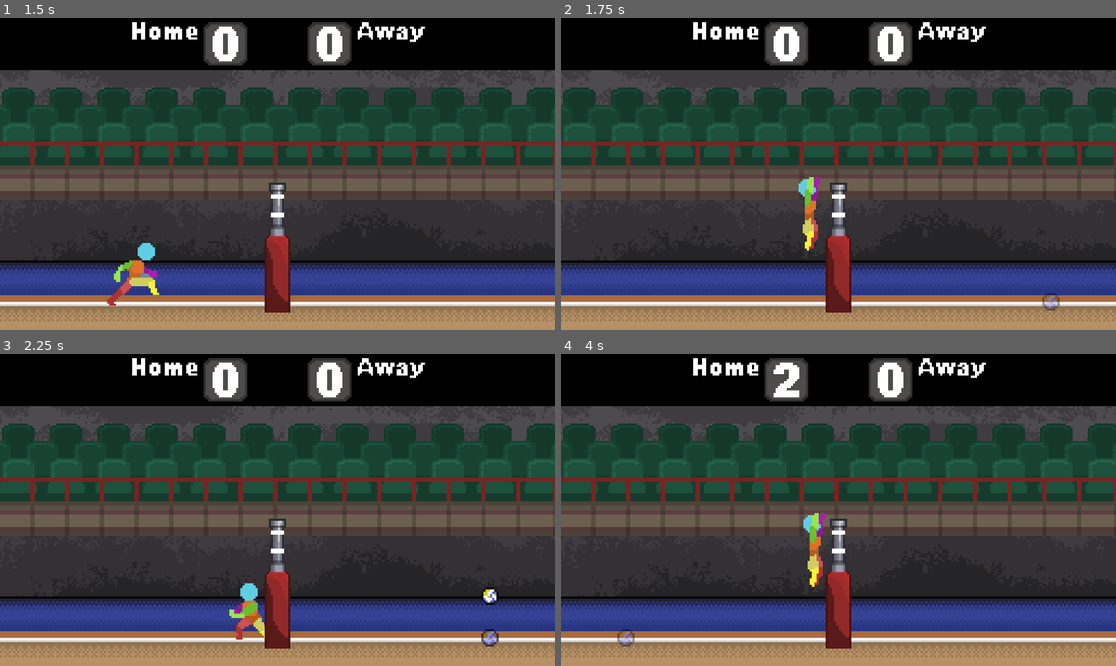
Above: before the commit, frames 1-4 (two rows, left to right).
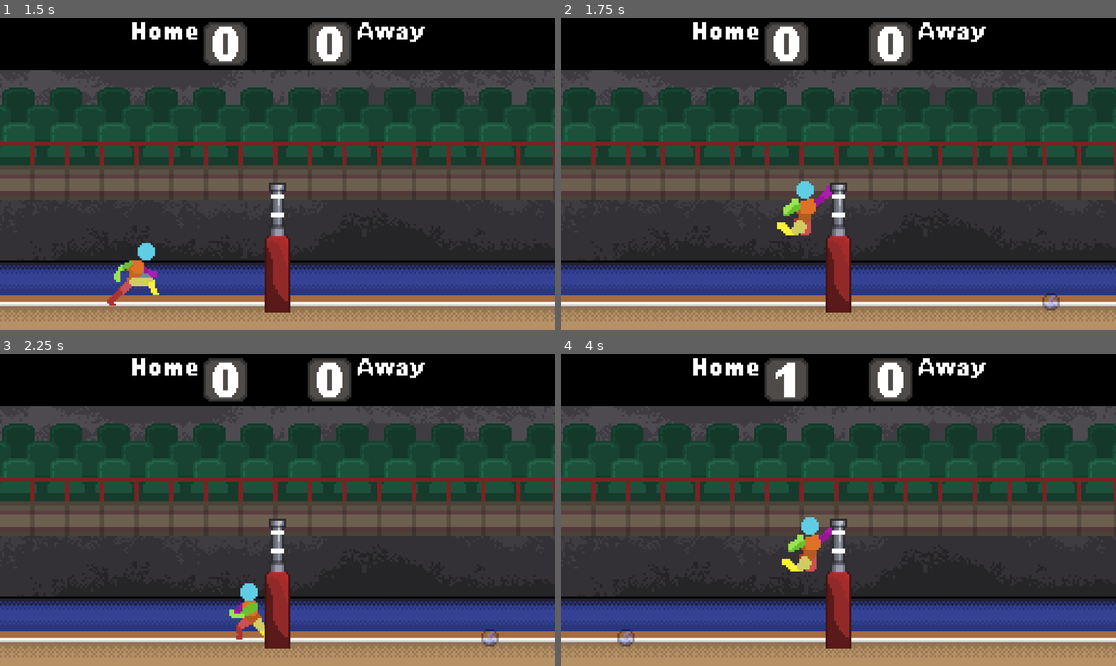
Above: after the commit, the same moments.

Repository: wonderdip/Arcade-Game
Game: Godot game, scene res://Scenes/world.tscn
Same seed, same stepped clock (60 frames per second), same inputs: the game is played once before the commit and once after it.
Inputs:
- Up to frame 1 (1.5 s): hold C (Bump) 0.53-1.28 s; hold Right (right) from 0.53 s (still down); tap W (jump) at 0.77 s; tap E (hit) at 0.8, 1.35 s
- Up to frame 2 (1.75 s): keep holding Right (right); tap W (jump) at 1.52 s; tap Q (spawnball) at 1.55 s
- Up to frame 3 (2.25 s): release Right (right) at 2.03 s; hold A (left) from 2.03 s (still down); hold C (Bump) from 2.03 s (still down); tap Q (spawnball) at 2.1 s
- Up to frame 4 (4 s): release A (left) at 2.78 s; release C (Bump) at 2.78 s; hold Right (right) from 2.78 s (still down); tap C (Bump) at 2.85 s; tap W (jump) at 3.02, 3.77 s; tap E (hit) at 3.05, 3.6 s; tap Q (spawnball) at 3.8 s

Frame 1 is identical in both runs. In frame 2, 0.8% of the frame differs, in the area x 38-49%, y 51-75%; in frame 3, 0.2%; in frame 4, 1.0%, in the area x 38-49%, y 2-75%.

Commit message:
fixed bumping glitch and spawning

Diff:
--- a/Scenes/ball.tscn
+++ b/Scenes/ball.tscn
@@ -23,6 +23,7 @@
 linear_damp = 0.5
 angular_damp = 2.0
 script = ExtResource("1_ij5cq")
+max_velocity = 400.0
 
 [node name="Sprite2D" type="Sprite2D" parent="."]
 texture = ExtResource("1_d60mj")
--- a/Scripts/ball.gd
+++ b/Scripts/ball.gd
@@ -9,7 +9,7 @@
 @onready var landing_ray: RayCast2D = $LandingRay
 @onready var landing_sprite: Sprite2D = $"Landing Sprite"
 var current_player_side: int = 0
-
+var scored: bool = false
 
 func _physics_process(_delta: float) -> void:
 	# Keep the raycast pointing straight down in world space
@@ -26,6 +26,11 @@
 func _ready():
 	normal_linear_damp = linear_damp
 	body_entered.connect(_on_body_entered)
+
+	# Add these debug lines
+	print("Ball spawned - Freeze: ", freeze, " | Sleeping: ", sleeping)
+	freeze = false  # Force it to not be frozen
+	sleeping = false  # Force it to be awake
 
 
 func _integrate_forces(state):
@@ -50,14 +55,16 @@
 		linear_damp = normal_linear_damp
 		print("Ball exiting hover zone")
 
+func _on_body_entered(body: Node):
+	if scored:
+		return  # Already scored, ignore further collisions
 
-func _on_body_entered(body: Node):
-	if body is TileMapLayer:
-		print("Ball hit the ground - deleting")
+	# Only trigger when hitting something relevant (floor/pole/walls)
+	if body is TileMapLayer or (body is StaticBody2D and (body.collision_layer & 4)):
+		print("Ball hit the ground - updating score")
 		emit_signal("update_score", current_player_side)
-		queue_free()
-	elif body is StaticBody2D:
-		if body.collision_layer & 4:
-			print("Ball hit the ground - deleting")
-			emit_signal("update_score", current_player_side)
-			queue_free()
+		scored = true  # Prevent further scoring
+
+		# Keep bouncing but ignore everything except layers 3, 4, 6
+		var allowed_layers = (1 << 2) | (1 << 3) | (1 << 5)  # layers 3, 4, 6
+		collision_mask = allowed_layers
--- a/Scripts/player_arms.gd
+++ b/Scripts/player_arms.gd
@@ -7,152 +7,88 @@
 var is_hitting: bool = false
 var is_bumping: bool = false
 var facing_right: bool = true
-var hit_bodies: Dictionary = {}  # Track timestamps
+var hit_bodies: Dictionary = {}  # Tracks last hit time for each ball
 
 @export var hit_force: float = 150.0
 @export var downward_force: float = -100.0
-
 @export var bump_force: float = 80.0
 @export var bump_upward_force: float = -200.0
-
-@export var hit_cooldown: float = 0.2  # Time before same ball can be hit again
-@export var max_ball_speed: float = 400.0  # Cap ball speed after hit
-
+@export var hit_cooldown: float = 0.2
+@export var max_ball_speed: float = 400.0
 
 func _ready():
 	monitoring = true
 	monitorable = true
+	collision_shape.disabled = true
+
+	# Connect signals safely using method references
 	if not body_entered.is_connected(_on_body_entered):
 		body_entered.connect(_on_body_entered)
+
 	if not body_exited.is_connected(_on_body_exited):
 		body_exited.connect(_on_body_exited)
-
-	# Start with collision disabled
-	collision_shape.disabled = true
-
-
-func _physics_process(_delta):
-	if not (is_hitting or is_bumping):
-		return
-
-	var current_time = Time.get_ticks_msec() / 1000.0
-	var overlapping = get_overlapping_bodies()
-
-	for body in overlapping:
-		if not body.is_in_group("ball"):
-			continue
-		if body in hit_bodies and current_time - hit_bodies[body] < hit_cooldown:
-			continue
-
-		# More strict position check
-		var ball_pos = body.global_position
-		var arm_pos = collision_shape.global_position
-
-		# Ball must be above arms
-		if ball_pos.y > arm_pos.y + 3:
-			continue
-
-		# Check if ball is moving away from us (already hit)
-		if body is RigidBody2D:
-			var ball_velocity = body.linear_velocity
-			var to_ball = (ball_pos - arm_pos).normalized()
-
-			# If ball is already moving away fast, skip
-			if ball_velocity.dot(to_ball) > 200:
-				continue
-
-		_apply_hit_to_ball(body)
-
 
 func swing():
 	if not is_hitting and not is_bumping:
 		is_hitting = true
 		hit_bodies.clear()
+		collision_shape.disabled = false
 		visible = true
-		collision_shape.disabled = false
 		anim.play("Hit")
-
 
 func bump():
 	if not is_bumping and not is_hitting:
 		is_bumping = true
 		hit_bodies.clear()
+		collision_shape.disabled = false
 		visible = true
-		collision_shape.disabled = false
 		anim.play("Bump")
 
+func stop_hit():
+	is_hitting = false
+	_cleanup_hit()
 
 func stop_bump():
-	if is_bumping:
-		is_bumping = false
-		hit_bodies.clear()
-		collision_shape.disabled = true
-		anim.stop()
-		anim.play("RESET")
-		visible = false
+	is_bumping = false
+	_cleanup_hit()
 
+func _cleanup_hit():
+	hit_bodies.clear()
+	collision_shape.disabled = true
+	anim.stop()
+	anim.play("RESET")
+	visible = false
 
-func stop_hit():
-	if is_hitting:
-		is_hitting = false
-		hit_bodies.clear()
-		collision_shape.disabled = true
-		anim.stop()
-		anim.play("RESET")
-		visible = false
-
-
-func _on_animation_player_animation_finished(anim_name: StringName) -> void:
-	if anim_name == "Hit":
-		is_hitting = false
-		hit_bodies.clear()
-		collision_shape.disabled = true
-		visible = false
-	elif anim_name == "Bump":
-		# Don't clear when bump animation finishes if still holding button
-		pass
-
-
-func _on_body_entered(body: Node2D) -> void:
+# Called when a body enters the arm's area
+func _on_body_entered(body: Node):
 	if not (is_hitting or is_bumping):
 		return
 	if not (body.is_in_group("ball") and body is RigidBody2D):
+		return
+	if not "scored" in body or body.scored:
 		return
 
 	var current_time = Time.get_ticks_msec() / 1000.0
 	if body in hit_bodies and current_time - hit_bodies[body] < hit_cooldown:
 		return
 
-	# Ignore balls below the arms
+	# Ball must be above the arms
 	if body.global_position.y > collision_shape.global_position.y + 3:
-		print("Invalid hit - ball below arms")
 		return
 
 	_apply_hit_to_ball(body)
+	hit_bodies[body] = current_time
 
-
-func _on_body_exited(body: Node2D) -> void:
-	# When ball leaves the area, allow it to be hit again after short delay
+func _on_body_exited(body: Node):
+	# Allow ball to be hit again after cooldown
 	if body.is_in_group("ball") and body in hit_bodies:
 		var current_time = Time.get_ticks_msec() / 1000.0
-		# Only update if enough time has passed
-		if current_time - hit_bodies[body] < hit_cooldown:
-			hit_bodies[body] = current_time - hit_cooldown + 0.08
+		hit_bodies[body] = current_time - hit_cooldown + 0.05
 
-
-func _apply_hit_to_ball(body: RigidBody2D) -> void:
-	var current_time = Time.get_ticks_msec() / 1000.0
-
-	# Double check cooldown
-	if body in hit_bodies and current_time - hit_bodies[body] < hit_cooldown:
-		return
-
-	# Record this hit with current timestamp
-	hit_bodies[body] = current_time
-
+func _apply_hit_to_ball(body: RigidBody2D):
+	var impulse: Vector2
+	var hit_direction: Vector2
 	var contact_point = collision_shape.global_position
-	var hit_direction: Vector2
-	var impulse: Vector2
 
 	if is_bumping:
 		hit_direction = Vector2(0.2 if facing_right else -0.2, -1).normalized()
@@ -161,19 +97,14 @@
 		hit_direction = Vector2(1 if facing_right else -1, -0.2).normalized()
 		impulse = hit_direction * hit_force + Vector2(0, -downward_force)
 
-	# Apply the impulse
 	body.apply_impulse(impulse, contact_point - body.global_position)
 
-	# Cap the ball's speed to prevent crazy velocities
+	# Cap the speed
 	await get_tree().process_frame
 	if body.linear_velocity.length() > max_ball_speed:
 		body.linear_velocity = body.linear_velocity.normalized() * max_ball_speed
-		print("Ball speed capped at ", max_ball_speed)
 
-	print("HIT! Impulse:", impulse, " Speed:", body.linear_velocity.length())
-
-
-func sprite_direction(sprite_dir):
+func sprite_direction(sprite_dir: float):
 	if sprite_dir > 0:
 		if not facing_right:
 			facing_right = true
@@ -182,3 +113,12 @@
 		if facing_right:
 			facing_right = false
 			scale.x = -1
+
+func _on_animation_player_animation_finished(anim_name: StringName) -> void:
+	if anim_name == "Hit":
+		is_hitting = false
+		hit_bodies.clear()
+		collision_shape.disabled = true
+		visible = false
+	elif anim_name == "Bump": # Don't clear when bump animation finishes if still holding button pas
+		pass
--- a/Scripts/score_board.gd
+++ b/Scripts/score_board.gd
@@ -14,13 +14,10 @@
 
 func update_score(player):
 	if player == 1:
-		player_two_score += 1
-		player_two_score %= 10  # loops back to 0 after 10
+		player_two_score = (player_two_score + 1) % 10
 		player_two_sprite.frame = player_two_score
 		last_point = 2
-
 	elif player == 2:
-		player_one_score += 1
-		player_one_score %= 10  # loops back to 0 after 10
+		player_one_score = (player_one_score + 1) % 10
 		player_one_sprite.frame = player_one_score
 		last_point = 1
--- a/Scripts/world.gd
+++ b/Scripts/world.gd
@@ -4,23 +4,32 @@
 @onready var ball_scene: PackedScene = preload("res://Scenes/ball.tscn")
 @onready var score_board: Node2D = $ScoreBoard
 
-func _on_block_zone_body_entered(body: Node2D) -> void:
-	if body == player:
-		player.in_blockzone = true
+var active_ball: Node2D = null  # Track the current ball
 
-func _on_block_zone_body_exited(body: Node2D) -> void:
-	if body == player:
-		player.in_blockzone = false
+func _physics_process(_delta: float) -> void:
+	if Input.is_action_just_pressed("spawnball"):
+		spawn_ball()
 
-func _process(_delta: float) -> void:
-	if Input.is_action_just_pressed("spawnball"):
-		var ball_instance = ball_scene.instantiate()
-		ball_instance.update_score.connect(score_board.update_score)
-		if score_board.last_point == 1:
-			ball_instance.global_position = Vector2(30, -40)
-		elif score_board.last_point == 2:
-			ball_instance.global_position = Vector2(226, -40)
-		add_child(ball_instance)
+func spawn_ball() -> void:
+	# Delete old ball if it exists
+	if active_ball != null:
+		active_ball.call_deferred("queue_free")
+
+	# Instantiate new ball
+	var ball_instance = ball_scene.instantiate()
+	active_ball = ball_instance
+	ball_instance.update_score.connect(score_board.update_score)
+
+	# Reset ball spawn depending on who scored last
+	if score_board.last_point == 1:
+		ball_instance.global_position = Vector2(30, -40)
+		ball_instance.current_player_side = 1
+	elif score_board.last_point == 2:
+		ball_instance.global_position = Vector2(226, -40)
+		ball_instance.current_player_side = 2
+
+	add_child(ball_instance)
+
 
 func _on_player_one_side_body_entered(body: Node2D) -> void:
 	if body.is_in_group("ball"):
